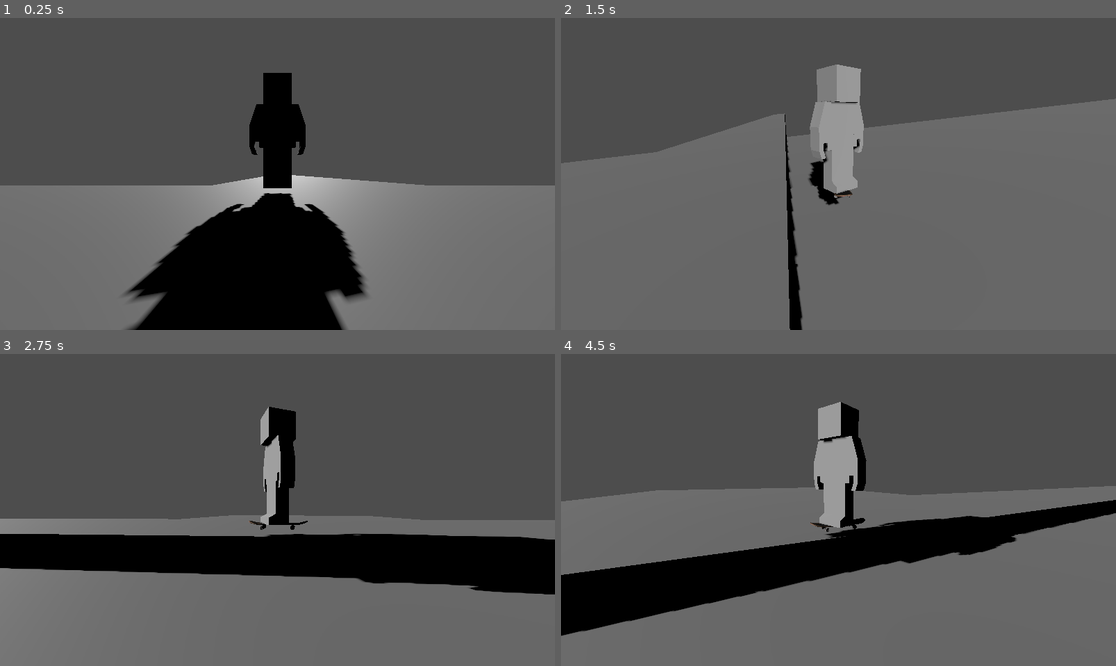
Above: before the commit, frames 1-4 (two rows, left to right).
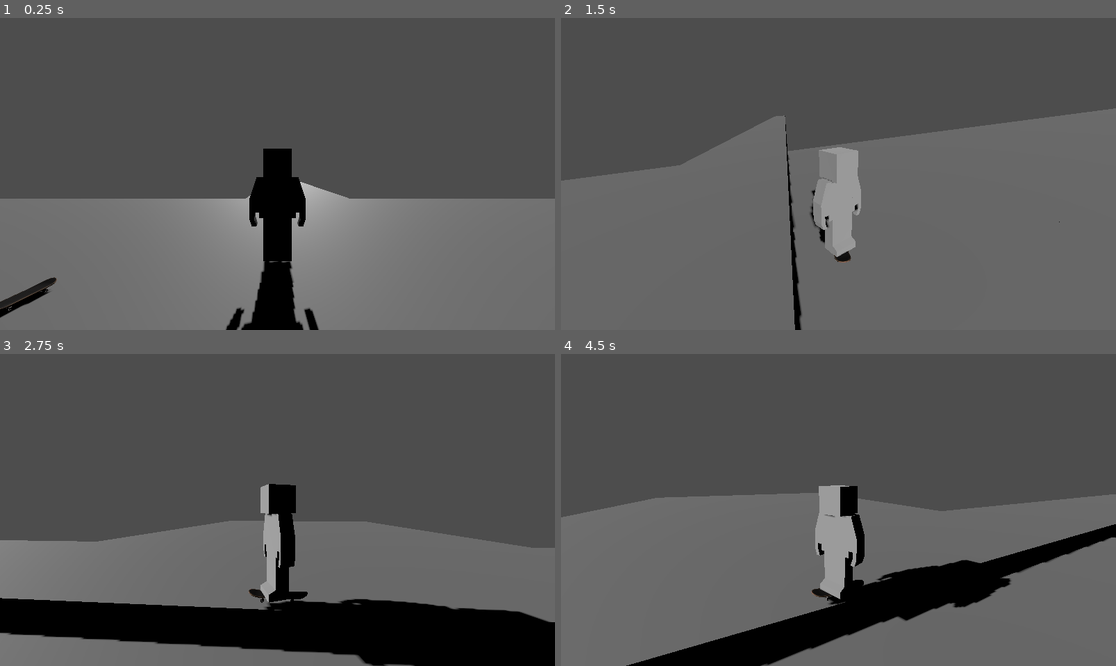
Above: after the commit, the same moments.

Repository: crepuljastefan/godot-skater-game
Game: Godot game, scene res://main.tscn
Same seed, same stepped clock (60 frames per second), same inputs: the game is played once before the commit and once after it.
Inputs (mouse positions are in pixels of both pictures, inside the frame that each line leads up to):
- Up to frame 1 (0.25 s): no input
- Up to frame 2 (1.5 s): move the mouse to (866, 174) at 0.52 s; hold D (move_right) 0.53-1.28 s; tap W (drive) at 0.6 s; tap Space (jump) at 0.77 s; move the mouse to (810, 174) at 1.27 s; hold S (brake) from 1.28 s (still down); tap F (mount_vehicle) at 1.35 s
- Up to frame 3 (2.75 s): tap Space (jump) at 1.52 s; move the mouse to (288, 503) at 2.02 s; release S (brake) at 2.03 s; hold D (move_right) from 2.03 s (still down); tap W (drive) at 2.1 s
- Up to frame 4 (4.5 s): tap Enter at 2.75 s; move the mouse to (832, 516) at 2.77 s; tap F (mount_vehicle) at 2.85, 4.35 s; tap Space (jump) at 3.02, 3.77 s; move the mouse to (877, 513) at 3.52 s; release D (move_right) at 3.53 s; hold A (move_left) from 3.53 s (still down); tap W (drive) at 3.6 s; move the mouse to (794, 506) at 4.27 s

The runs differ from the first frame. In frame 1, 17% of the frame differs, in the area x 0-100%, y 17-100%; in frame 2, 8.2%; in frame 3, 35%, in the area x 0-100%, y 16-100%; in frame 4, 27%.

Commit message:
Fixed spring camera position

Diff:
--- a/Scenes/player.tscn
+++ b/Scenes/player.tscn
@@ -29,7 +29,7 @@
 shape = SubResource("BoxShape3D_vgqql")
 
 [node name="SpringArm3D" type="SpringArm3D" parent="."]
-transform = Transform3D(1, 0, 0, 0, 1, 0, 0, 0, 1, 0, 0.40958, 0)
+transform = Transform3D(1, 0, 0, 0, 1, 0, 0, 0, 1, 0, 2.49759, 0)
 shape = SubResource("SphereShape3D_onrkg")
 spring_length = 6.0
 script = ExtResource("3_i3pqv")
